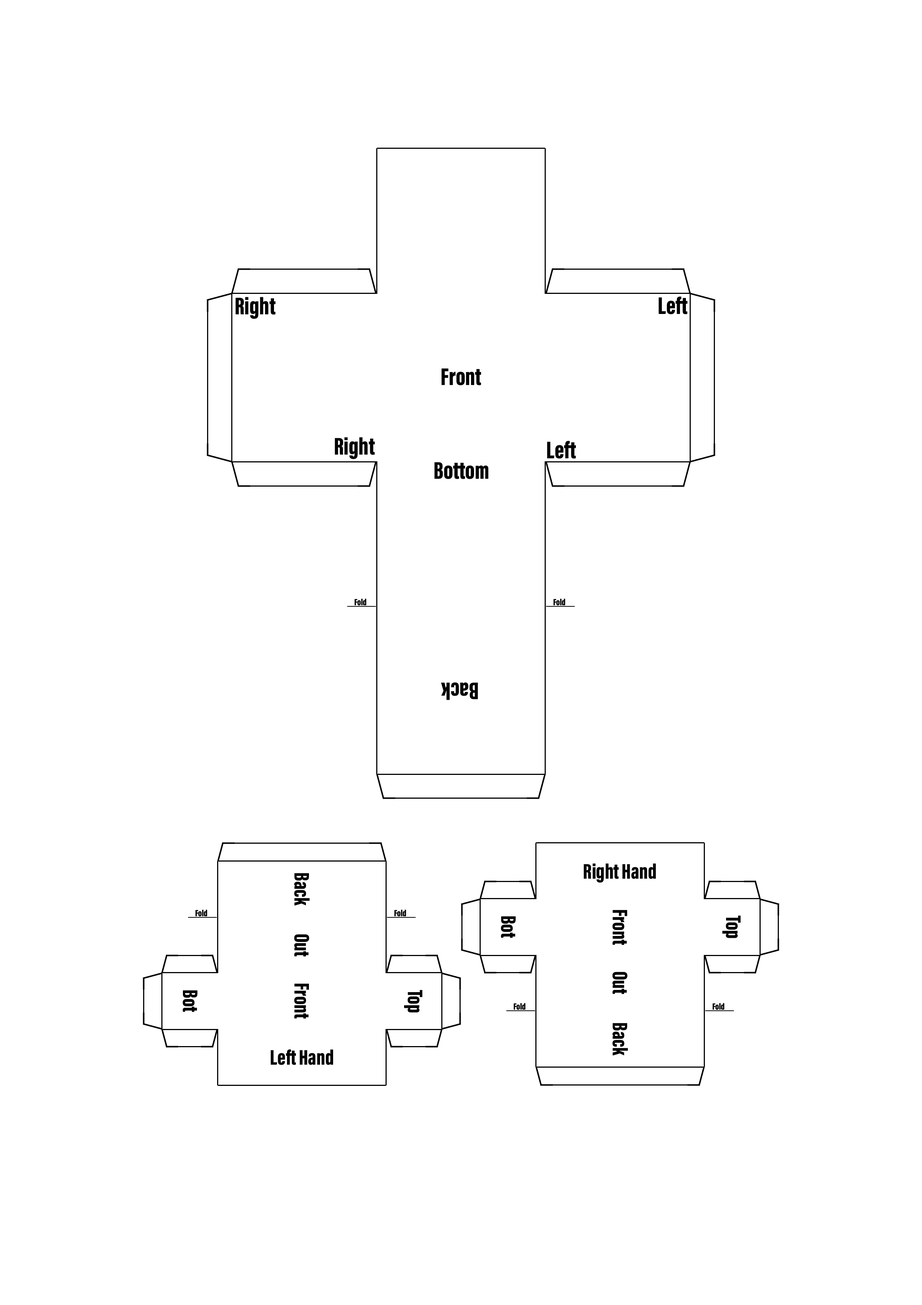
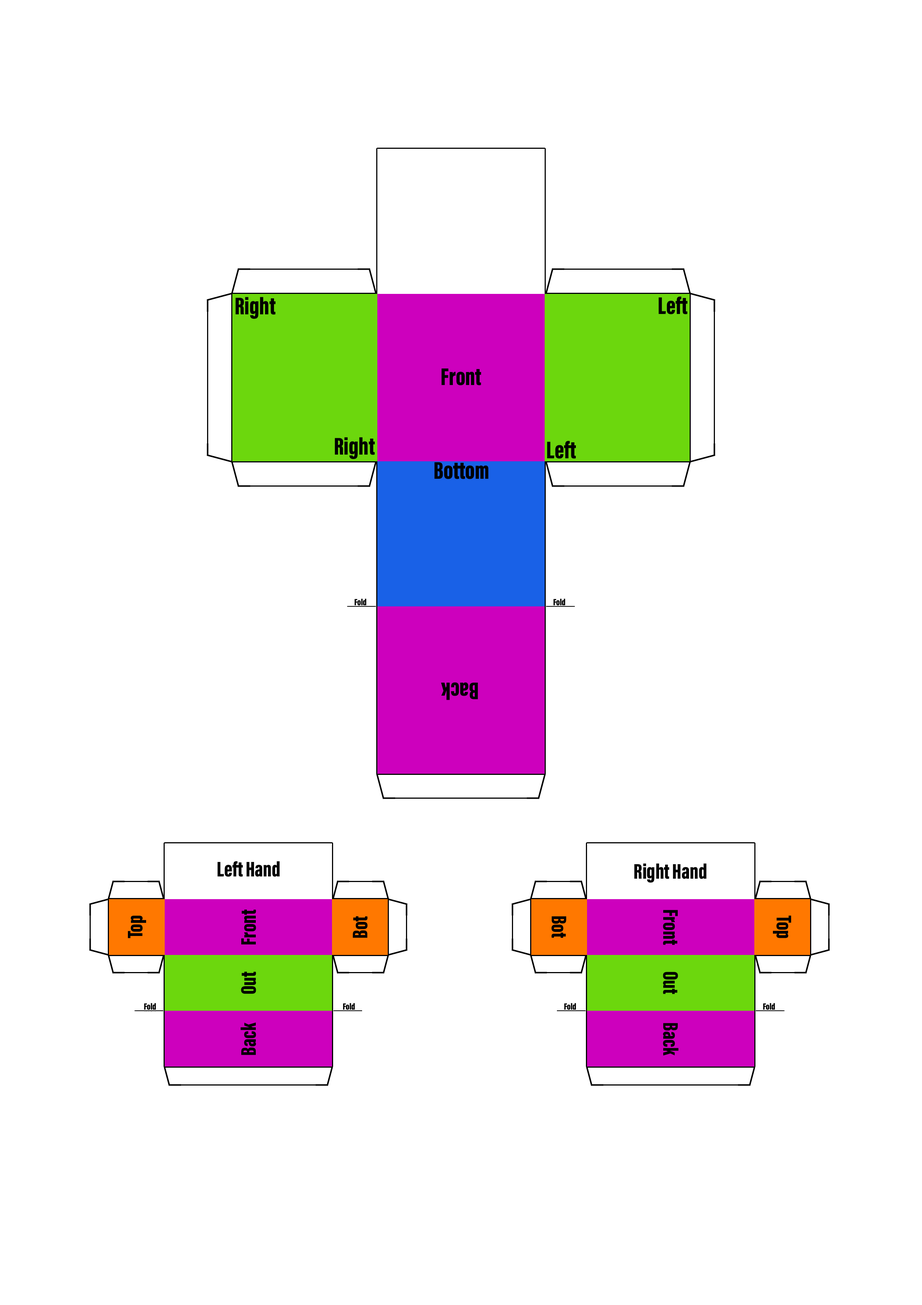
The second 922 x 1305 image is a revision of the first. Changes to its layers:
painted on "Right hand" over left=461, top=842, right=831, bottom=1086
painted on "Left hand" over left=89, top=842, right=462, bottom=1086
painted on "Body" over left=232, top=293, right=690, bottom=774
